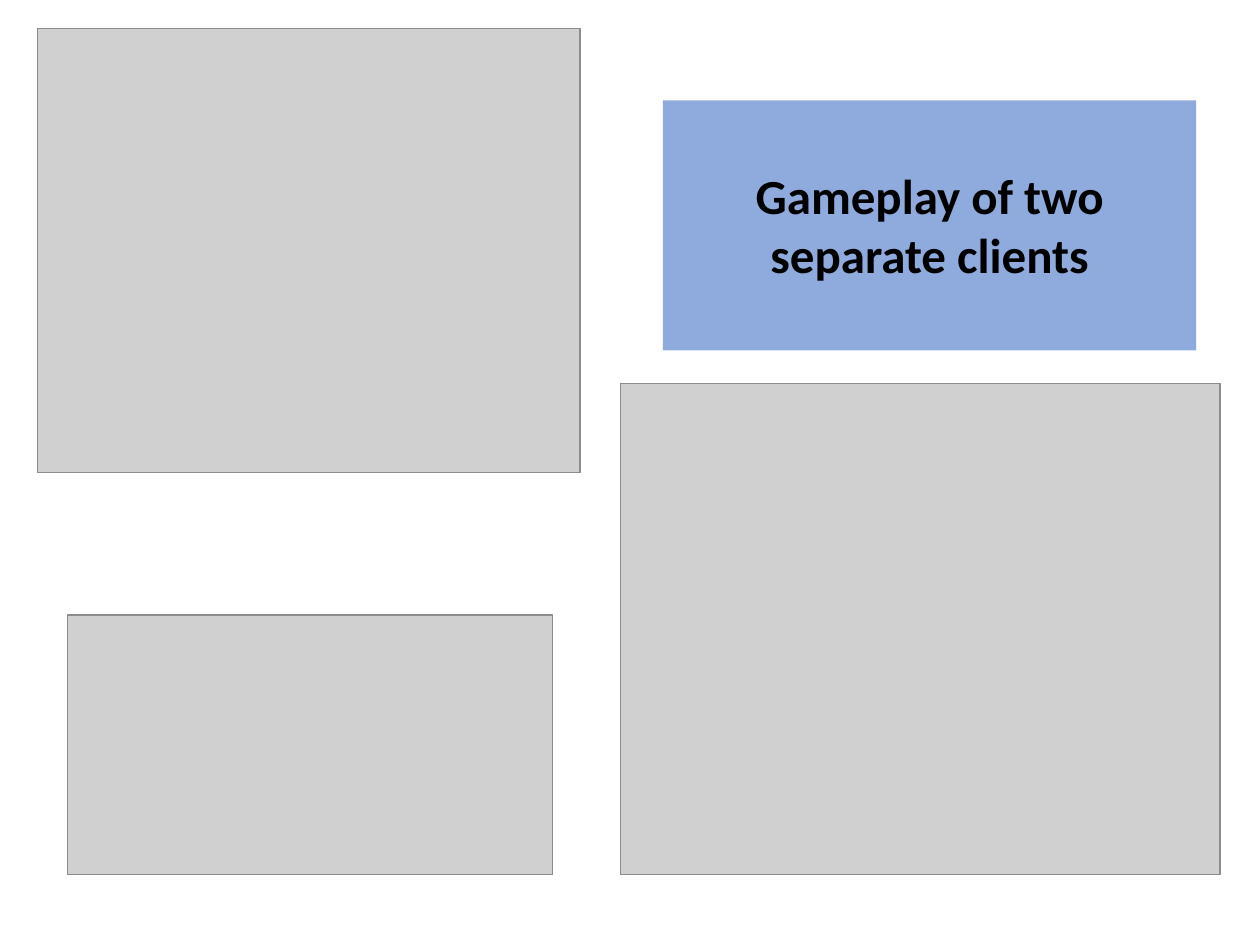
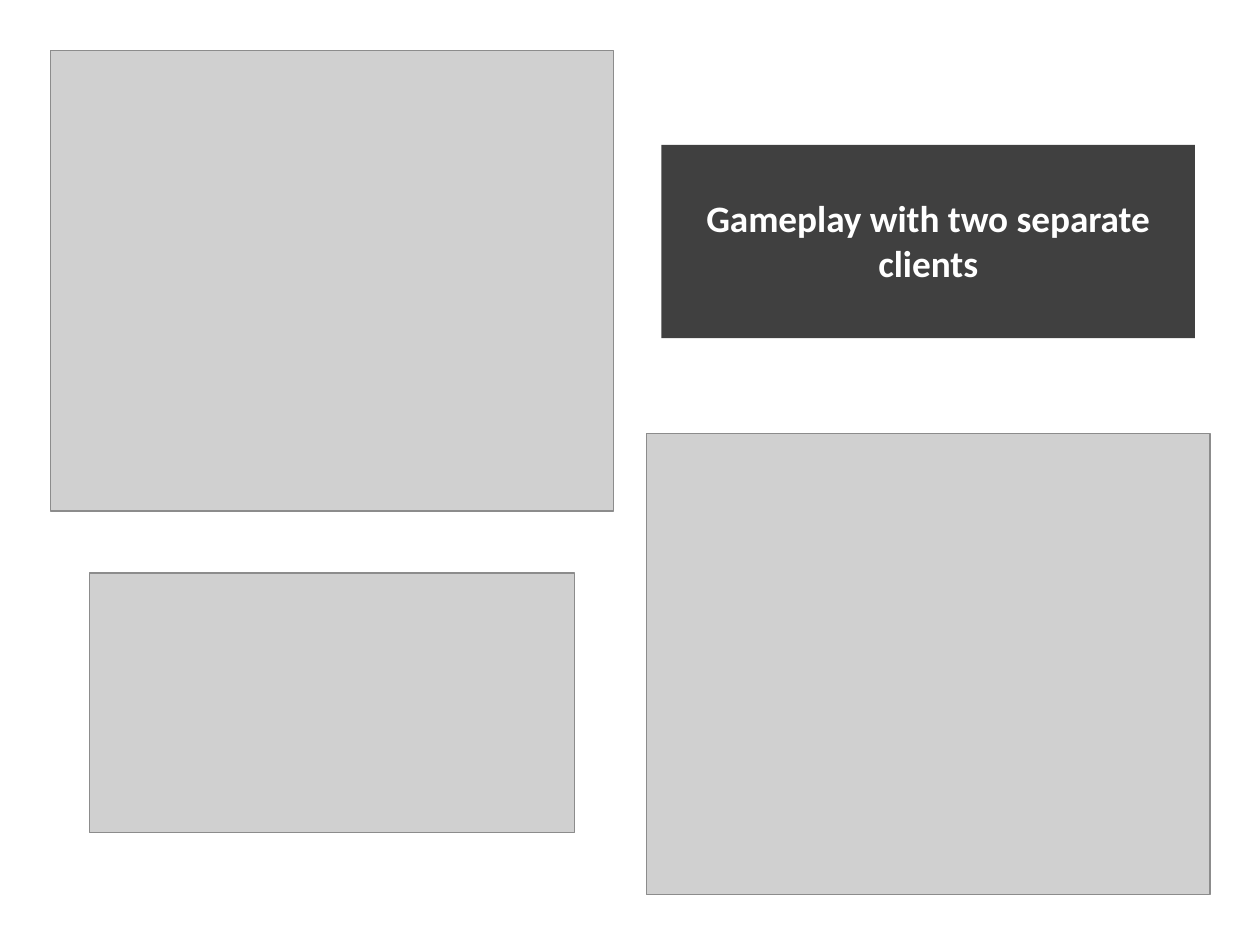
Before and after one commit to Randude14/FundamentalsPokerGame, a slide deck: slide 9 of Documentation/Group 002-5 Summary.pptx (slide 6 before the commit). Drawn at 1260x945 pixels with LibreOffice and Linux fonts; fonts in the diff are those of the drawing; grey boxes stand for pictures; background and template pictures are left out. Boxes give left, top, right and bottom in pixels: in the first picture for what was removed or moved away, otherwise in the second. Text is boxed around its words. In the diff, an @@ line names an element or a change of style, - is before the commit and + after.

Commit message:
Added Robbie slide; cleaned up formatting

```diff
--- a/Documentation/Group 002-5 Summary.pptx
+++ b/Documentation/Group 002-5 Summary.pptx
@@ picture resized from (x1=38, y1=29, x2=581, y2=472) to (x1=50, y1=50, x2=614, y2=512) @@
@@ rectangle "Gameplay with two separate clients" resized from (x1=663, y1=101, x2=1196, y2=352) to (x1=662, y1=145, x2=1194, y2=338) @@
@@ rectangle "Gameplay with two separate clients" at (x1=662, y1=145, x2=1194, y2=338): fill #8FAADC to #000000 at 75% opacity @@
@@ text in rectangle at (x1=706, y1=206, x2=1150, y2=278): text changed; size 28 to 21.3 pt; text colour #000000 to #FFFFFF @@
-Gameplay of two separate clients
+Gameplay with two separate clients
@@ picture resized from (x1=620, y1=383, x2=1220, y2=874) to (x1=646, y1=433, x2=1210, y2=895) @@
@@ picture moved from (x1=68, y1=615, x2=553, y2=874) to (x1=89, y1=573, x2=575, y2=833) @@
```
Also in this commit, not shown: 5 other slides changed, 1 slide added.
